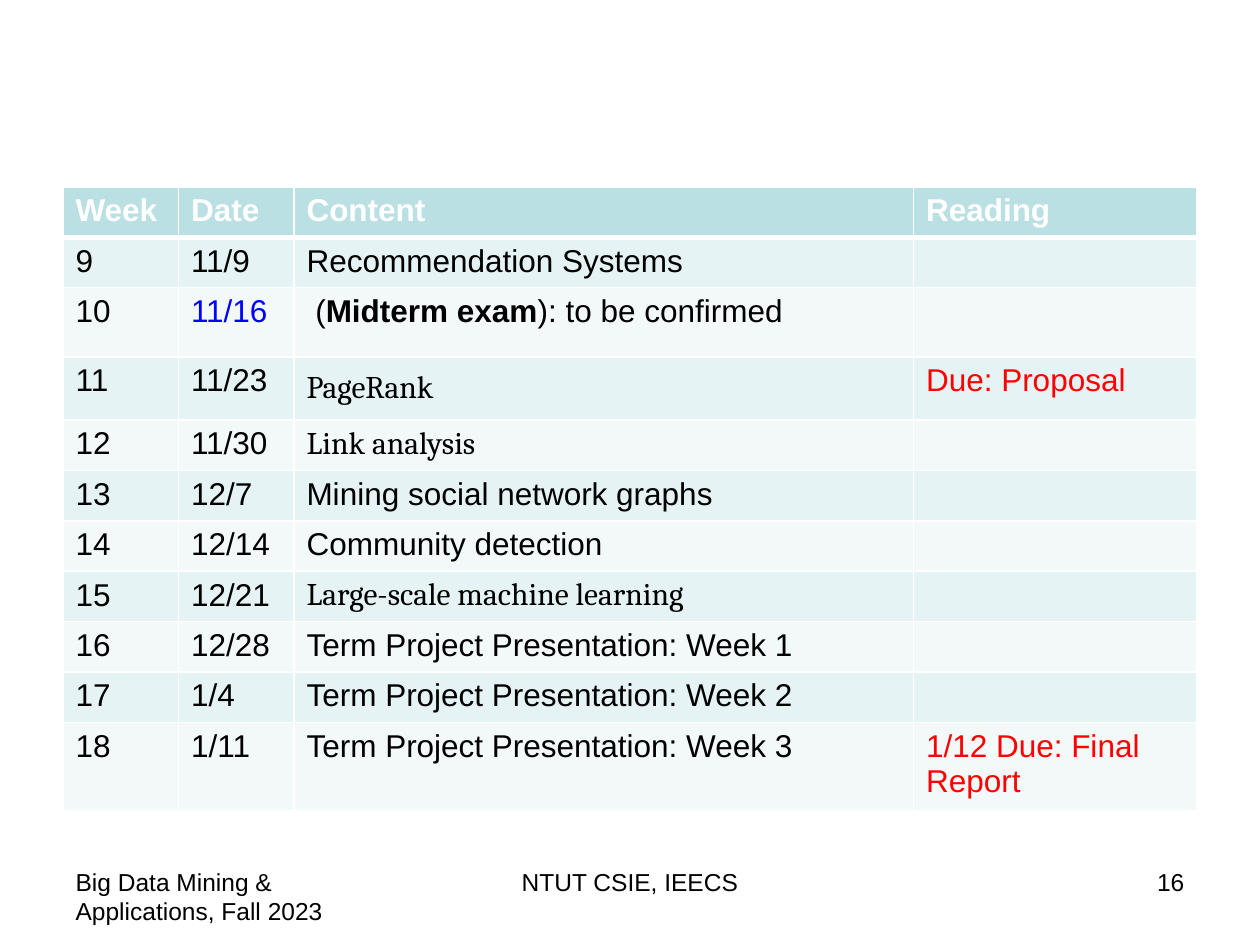
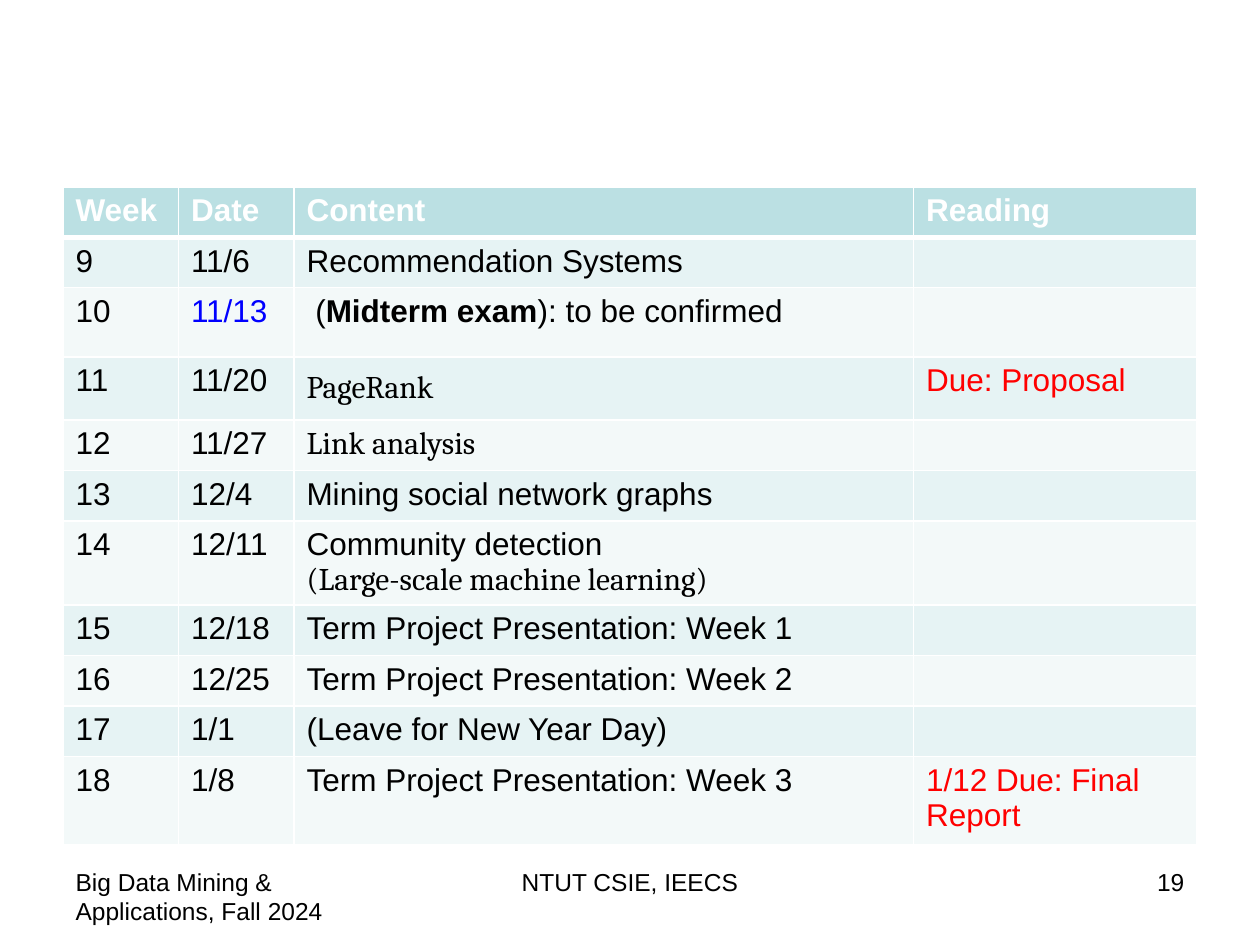
Before and after one commit to chriswjh/chriswjh.github.io, a slide deck: slide 19 of BDM/00-overview.pptx (slide 16 before the commit). Drawn at 1260x945 pixels with LibreOffice and Linux fonts; fonts in the diff are those of the drawing. Boxes give left, top, right and bottom in pixels: in the first picture for what was removed or moved away, otherwise in the second. Text is boxed around its words. In the diff, an @@ line names an element or a change of style, - is before the commit and + after.

```diff
--- a/BDM/00-overview.pptx
+++ b/BDM/00-overview.pptx
@@ table at bbox=[63, 186, 1198, 848] @@
-row 2, column 2: 11/9
+row 2, column 2: 11/6
-row 3, column 2: 11/16
+row 3, column 2: 11/13
-row 4, column 2: 11/23
+row 4, column 2: 11/20
-row 5, column 2: 11/30
+row 5, column 2: 11/27
-row 6, column 2: 12/7
+row 6, column 2: 12/4
-row 7, column 2: 12/14
+row 7, column 2: 12/11
-row 7, column 3: Community detection
+row 7, column 3: Community detection / (Large-scale machine learning)
-row 8, column 2: 12/21
+row 8, column 2: 12/18
-row 8, column 3: Large-scale machine learning
+row 8, column 3: Term Project Presentation: Week 1
-row 9, column 2: 12/28
+row 9, column 2: 12/25
-row 9, column 3: Term Project Presentation: Week 1
+row 9, column 3: Term Project Presentation: Week 2
-row 10, column 2: 1/4
+row 10, column 2: 1/1
-row 10, column 3: Term Project Presentation: Week 2
+row 10, column 3: (Leave for New Year Day)
-row 11, column 2: 1/11
+row 11, column 2: 1/8
@@ text at bbox=[76, 873, 323, 925]: text changed @@
-Big Data Mining & Applications, Fall 2023
+Big Data Mining & Applications, Fall 2024
@@ page number at bbox=[1157, 874, 1184, 892]: text changed @@
-16
+19
```
Also in this commit, not shown: 53 other slides changed, 3 slides added.
